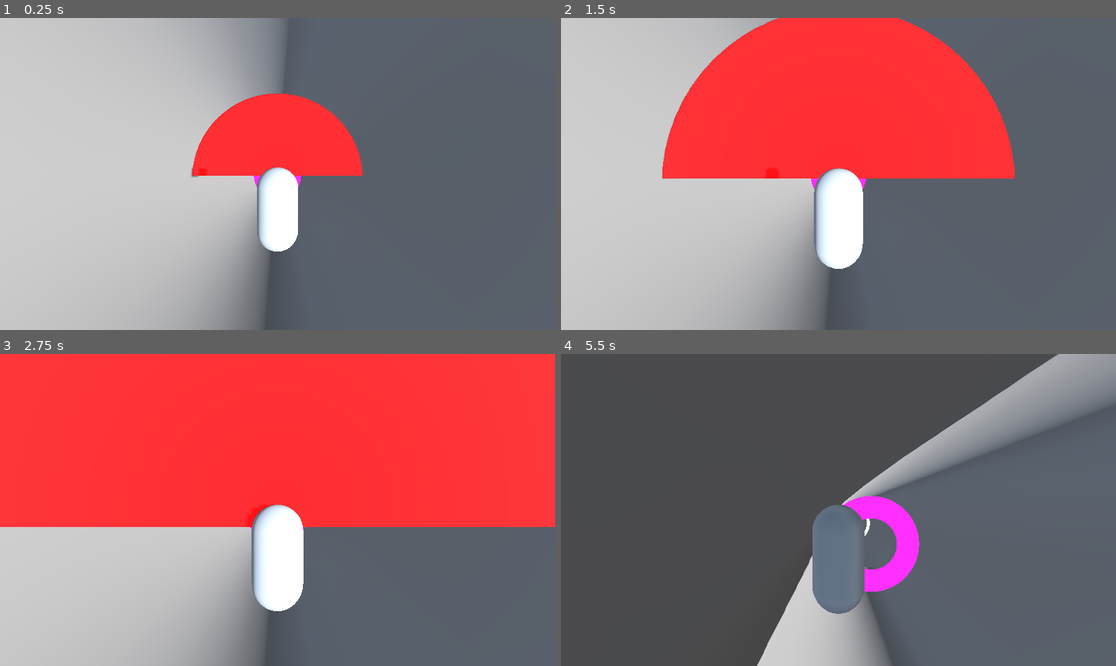
Above: before the commit, frames 1-4 (two rows, left to right).
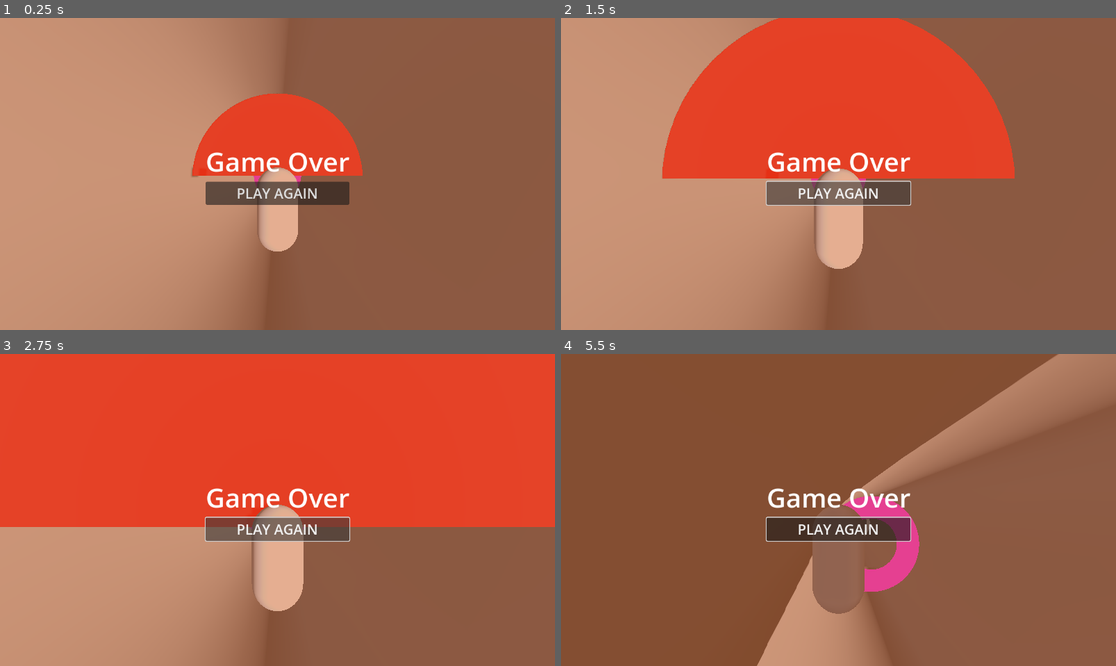
Above: after the commit, the same moments.

Repository: sen4az/HippieFall
Game: Godot game, scene res://Scenes/main.tscn
Two runs of this game, one before a commit and one after it. Both use one fixed random seed, a clock stepped at 60 frames per second and the inputs below.
Inputs (mouse positions are in pixels of both pictures, inside the frame that each line leads up to):
- Up to frame 1 (0.25 s): no input
- Up to frame 2 (1.5 s): click (838, 192) at 0.5 s, where only the run after the commit has a clickable "PLAY AGAIN"; click (838, 192) at 1.25 s, where only the run after the commit has a clickable "PLAY AGAIN"
- Up to frame 3 (2.75 s): click (277, 528) at 2 s, where only the run after the commit has a clickable "PLAY AGAIN"
- Up to frame 4 (5.5 s): tap Enter at 2.75 s; move the mouse to (960, 494) at 2.77 s; hold D (move_right) 2.78-3.5 s; click (960, 494) at 2.92 s; drag from (727, 525) to (810, 572) at 3.52 s; move the mouse to (894, 441) at 4.27 s; hold D (move_right) 4.28-5 s; drag from (810, 572) to (672, 463) at 5.02 s

The runs differ from the first frame. In frame 1, 100% of the frame differs, in the area x 0-100%, y 0-100%; in frame 2, 100%; in frame 3, 100%; in frame 4, 100%.

Commit message:
hippie-prototype-v-1.1

Diff:
--- /dev/null
+++ b/hippie-prototype-v-1.0/Scenes/game_over_manager.tscn
@@ -0,0 +1,35 @@
+[gd_scene load_steps=2 format=3 uid="uid://of807v2fkrqg"]
+
+[sub_resource type="GDScript" id="GDScript_bxgw8"]
+script/source = "extends Node
+
+@export var player_path: NodePath = NodePath(\"Player\")
+@export var game_over_ui_path: NodePath = NodePath(\"GameOverUI\")
+
+var _player: Node
+var _ui: Node
+
+func _ready() -> void:
+	_player = get_node_or_null(player_path)
+	_ui = get_node_or_null(game_over_ui_path)
+	if _player == null:
+		push_error(\"GameOverManager: player_path invalid.\")
+		return
+	if _ui == null:
+		push_error(\"GameOverManager: game_over_ui_path invalid.\")
+		return
+
+	if _player.has_signal(\"died\"):
+		_player.connect(\"died\", Callable(self, \"_on_player_died\"))
+
+	if _ui.has_method(\"hide_ui\"):
+		_ui.call(\"hide_ui\")
+
+func _on_player_died() -> void:
+	get_tree().paused = true
+	if _ui.has_method(\"show_ui\"):
+		_ui.call(\"show_ui\")
+"
+
+[node name="GameOverManager" type="Node"]
+script = SubResource("GDScript_bxgw8")
--- /dev/null
+++ b/hippie-prototype-v-1.0/Scenes/game_over_ui.tscn
@@ -0,0 +1,40 @@
+[gd_scene format=3 uid="uid://dfslbm27rg5o1"]
+
+[node name="GameOverUI" type="CanvasLayer"]
+
+[node name="ColorRect" type="ColorRect" parent="."]
+anchors_preset = 15
+anchor_right = 1.0
+anchor_bottom = 1.0
+grow_horizontal = 2
+grow_vertical = 2
+color = Color(0.7764706, 0.32156864, 0.07450981, 0.46666667)
+
+[node name="MarginContainer" type="MarginContainer" parent="."]
+anchors_preset = 8
+anchor_left = 0.5
+anchor_top = 0.5
+anchor_right = 0.5
+anchor_bottom = 0.5
+offset_left = -20.0
+offset_top = -20.0
+offset_right = 20.0
+offset_bottom = 20.0
+grow_horizontal = 2
+grow_vertical = 2
+size_flags_horizontal = 4
+size_flags_vertical = 4
+
+[node name="VBoxContainer" type="VBoxContainer" parent="MarginContainer"]
+layout_mode = 2
+
+[node name="Label" type="Label" parent="MarginContainer/VBoxContainer"]
+layout_mode = 2
+size_flags_horizontal = 4
+theme_override_font_sizes/font_size = 55
+text = "Game Over"
+
+[node name="RestartButton" type="Button" parent="MarginContainer/VBoxContainer"]
+layout_mode = 2
+theme_override_font_sizes/font_size = 29
+text = "PLAY AGAIN"
--- a/hippie-prototype-v-1.0/Scenes/main.tscn
+++ b/hippie-prototype-v-1.0/Scenes/main.tscn
@@ -1,5 +1,7 @@
-[gd_scene load_steps=10 format=3 uid="uid://bxn1pt420cvdj"]
+[gd_scene load_steps=12 format=3 uid="uid://bxn1pt420cvdj"]
 
+[ext_resource type="PackedScene" uid="uid://of807v2fkrqg" path="res://Scenes/game_over_manager.tscn" id="1_6bp64"]
+[ext_resource type="PackedScene" uid="uid://dfslbm27rg5o1" path="res://Scenes/game_over_ui.tscn" id="1_344ge"]
 [ext_resource type="PackedScene" uid="uid://cwcj7krksdyrq" path="res://Scenes/player.tscn" id="1_jjgbg"]
 [ext_resource type="Script" uid="uid://clu85wxsubuos" path="res://Scripts/endless_tunnel.gd" id="2_kry3j"]
 [ext_resource type="PackedScene" uid="uid://cihbfjcl8d7lh" path="res://Scenes/segment_a.tscn" id="3_21xkr"]
@@ -41,3 +43,9 @@
 max_recycles_per_frame = 3
 
 [node name="VerticalTunnel" parent="." instance=ExtResource("6_21xkr")]
+
+[node name="GameOverUI" parent="." instance=ExtResource("1_344ge")]
+
+[node name="GameOverManager" parent="." instance=ExtResource("1_6bp64")]
+player_path = NodePath("../Player")
+game_over_ui_path = NodePath("../GameOverUI")
--- a/hippie-prototype-v-1.0/Scenes/obstacle_1.tscn
+++ b/hippie-prototype-v-1.0/Scenes/obstacle_1.tscn
@@ -3,7 +3,7 @@
 [sub_resource type="StandardMaterial3D" id="StandardMaterial3D_x84vb"]
 albedo_color = Color(8.235, 0, 0, 1)
 
-[node name="Obstacle1" type="Node3D"]
+[node name="Obstacle1" type="Node3D" groups=["obstacle"]]
 
 [node name="CSGCylinder3D" type="CSGCylinder3D" parent="."]
 use_collision = true
--- a/hippie-prototype-v-1.0/Scenes/obstacle_2.tscn
+++ b/hippie-prototype-v-1.0/Scenes/obstacle_2.tscn
@@ -3,7 +3,7 @@
 [sub_resource type="StandardMaterial3D" id="StandardMaterial3D_m8qwd"]
 albedo_color = Color(2.0146928, 0, 0.57294494, 1)
 
-[node name="Obstacle2" type="Node3D"]
+[node name="Obstacle2" type="Node3D" groups=["obstacle"]]
 
 [node name="CSGCylinder3D" type="CSGCylinder3D" parent="."]
 use_collision = true
--- a/hippie-prototype-v-1.0/Scenes/obstacle_3.tscn
+++ b/hippie-prototype-v-1.0/Scenes/obstacle_3.tscn
@@ -11,7 +11,7 @@
 [sub_resource type="ConcavePolygonShape3D" id="ConcavePolygonShape3D_53i0h"]
 data = PackedVector3Array(-10, 0.5, 0.5, 10, 0.5, 0.5, -10, -0.5, 0.5, 10, 0.5, 0.5, 10, -0.5, 0.5, -10, -0.5, 0.5, 10, …(464 unchanged characters)…
 
-[node name="Obstacle3" type="Node3D"]
+[node name="Obstacle3" type="Node3D" groups=["obstacle"]]
 
 [node name="CSGCylinder3D" type="CSGCylinder3D" parent="."]
 use_collision = true
--- a/hippie-prototype-v-1.0/Scripts/player.gd
+++ b/hippie-prototype-v-1.0/Scripts/player.gd
@@ -1,64 +1,45 @@
 extends CharacterBody3D
 
-# Movement Speeds
 @export var max_speed_x: float = 25.0
 @export var max_speed_z: float = 25.0
+@export var fall_speed_start: float = 10.0
+@export var fall_speed_max: float = 50.0
+@export var fall_speed_increment: float = 1.0
+@export var lerp_factor: float = 10.0
+@export var touch_sensitivity: float = 10.0
 
-# Dynamic Falling Speed
-@export var fall_speed_start: float = 10.0  # Initial falling speed
-@export var fall_speed_max: float = 50.0  # Maximum falling speed
-@export var fall_speed_increment: float = 1  # Speed increment per second
-
-# Smoothing for movement (lerp)
-@export var lerp_factor: float = 10.0  # Controls smoothness; larger = faster transitions
-
-# Touch Controls
-@export var touch_sensitivity: float = 10.0  # Customize drag responsiveness for mobile
 var touch_delta: Vector2 = Vector2.ZERO
 var is_touching: bool = false
-
-# Internal state
 var current_fall_speed: float
 
-func _ready():
-	# Initialize current falling speed
+func _ready() -> void:
 	current_fall_speed = fall_speed_start
 
-func _input(event):
+func _input(event: InputEvent) -> void:
 	if event is InputEventScreenDrag:
-		# Calculate swipe movement based on touch delta
 		touch_delta = event.relative * touch_sensitivity
 	elif event is InputEventScreenTouch:
-		# Set touch state (pressed/released)
 		is_touching = event.pressed
-		touch_delta = Vector2.ZERO  # Reset delta when touch ends
+		touch_delta = Vector2.ZERO
 
 func _physics_process(delta: float) -> void:
-	# Dynamically increase falling speed over time, clamped to the maximum
 	current_fall_speed = clamp(current_fall_speed + fall_speed_increment * delta, fall_speed_start, fall_speed_max)
-	velocity.y = -current_fall_speed  # Apply dynamic falling speed
+	velocity.y = -current_fall_speed
 
-	# Get movement inputs (either touch-based or keyboard-based)
 	var ix: float = 0.0
 	var iz: float = 0.0
 	if is_touching:
-		# Use the drag-based input for mobisdsale devices
-		ix = touch_delta.x / 100
-		iz = touch_delta.y / 100  # Drags downward move positively along Z
+		ix = touch_delta.x / 100.0
+		iz = touch_delta.y / 100.0
 	else:
-		# Keyboard controls for PC
 		ix = Input.get_action_strength("move_right") - Input.get_action_strength("move_left")
-		iz = -(Input.get_action_strength("move_forward") - Input.get_action_strength("move_back"))  # Reverse for +Z
+		iz = -(Input.get_action_strength("move_forward") - Input.get_action_strength("move_back"))
 
-	# Calculate target velocity (scaled by max speeds)
 	var tx: float = ix * max_speed_x
 	var tz: float = iz * max_speed_z
 
-	# Smoothly interpolate to target velocity using lerp (frame-rate scaled for consistency)
 	var t: float = clamp(lerp_factor * delta, 0.0, 1.0)
 	velocity.x = lerp(velocity.x, tx, t)
 	velocity.z = lerp(velocity.z, tz, t)
 
-	# Apply
-	print(current_fall_speed)
 	move_and_slide()
